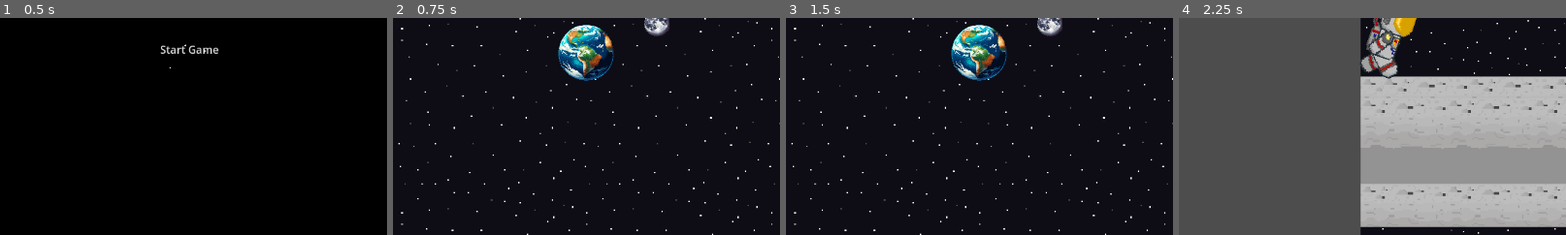
Above: before the commit, frames 1-4 (left to right).
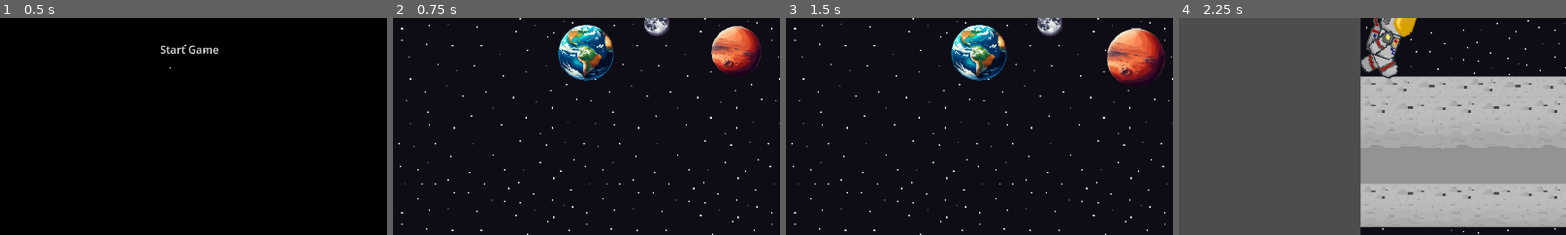
Above: after the commit, the same moments.

Repository: LucasSiqueira06/comp-graf-proj
Game: Godot game, scene res://Scenes/main_menu.tscn
The game is run twice, just before and just after one commit, with the same random seed, the same clock (stepped at 60 frames per second) and the same inputs.
Inputs (mouse positions are % of the whole screen's width and height, from its top left):
- Up to frame 1 (0.5 s): no input
- Up to frame 2 (0.75 s): click "Start Game" at 0.5 s
- Up to frame 3 (1.5 s): click (68, 52) at 1.27 s
- Up to frame 4 (2.25 s): click (58, 46) at 2 s
The pictures show only the part of the screen within x 24-74%, y 44-94%; the shares and areas given below are measured in that part.

Frame 1 is identical in both runs. In frame 2, 2.2% of the frame differs, in the area x 82-96%, y 3-26%; in frame 3, 3.0%, in the area x 82-98%, y 4-32%; in frame 4, nothing differs.

Commit message:
adicionado marte ao hub

Diff:
--- a/Scenes/Hub.tscn
+++ b/Scenes/Hub.tscn
@@ -1,10 +1,12 @@
-[gd_scene load_steps=6 format=3 uid="uid://kfw54g44ur2r"]
+[gd_scene load_steps=8 format=3 uid="uid://kfw54g44ur2r"]
 
 [ext_resource type="Texture2D" uid="uid://dd7e14k3tixin" path="res://assets/planets/pixel-sun.png" id="1_gmg87"]
 [ext_resource type="PackedScene" uid="uid://3u7l6jyykbw8" path="res://Scenes/bg.tscn" id="2_lk3ll"]
 [ext_resource type="Texture2D" uid="uid://ri8fs7lx1ly" path="res://assets/planets/earth.png" id="3_auvah"]
 [ext_resource type="Texture2D" uid="uid://dbp5ovgsa6ir4" path="res://assets/planets/moon.png" id="4_6gpii"]
 [ext_resource type="Script" path="res://Scenes/MoonButton.gd" id="5_huqb8"]
+[ext_resource type="Texture2D" uid="uid://k0n4lndyy4f5" path="res://assets/planets/mars.png" id="6_iawxv"]
+[ext_resource type="Script" path="res://Scenes/MarsButton.gd" id="7_k8h6k"]
 
 [node name="Hub" type="Node2D"]
 
@@ -32,3 +34,12 @@
 scale = Vector2(0.2, 0.2)
 texture_normal = ExtResource("4_6gpii")
 script = ExtResource("5_huqb8")
+
+[node name="MarsButton" type="TextureButton" parent="."]
+offset_left = 338.0
+offset_top = -16.0
+offset_right = 467.0
+offset_bottom = 113.0
+scale = Vector2(0.43, 0.43)
+texture_normal = ExtResource("6_iawxv")
+script = ExtResource("7_k8h6k")
--- /dev/null
+++ b/Scenes/MarsButton.gd
@@ -0,0 +1,27 @@
+extends TextureButton
+
+#var mars := "res://Scenes/main.tscn"
+
+# The scale factor to apply when the mouse is over the button
+@export var hover_scale: Vector2 = Vector2(0.5, 0.5)
+# The original scale of the button (to revert back when the mouse leaves)
+var original_scale: Vector2
+
+func _ready():
+	# Save the original scale of the button
+	original_scale = scale
+	# Connect the signals
+	connect("mouse_entered", Callable(self, "_on_mouse_entered"))
+	connect("mouse_exited", Callable(self, "_on_mouse_exited"))
+
+func _on_mouse_entered():
+	# Scale up the button when the mouse enters
+	scale = hover_scale
+
+func _on_mouse_exited():
+	# Revert back to the original scale when the mouse exits
+	scale = original_scale
+
+func _pressed():
+	var tree = get_tree()
+	#tree.change_scene_to_file(moon)
Binary file added: assets/planets/mars.png
Not shown, added: assets/planets/mars.png.import
